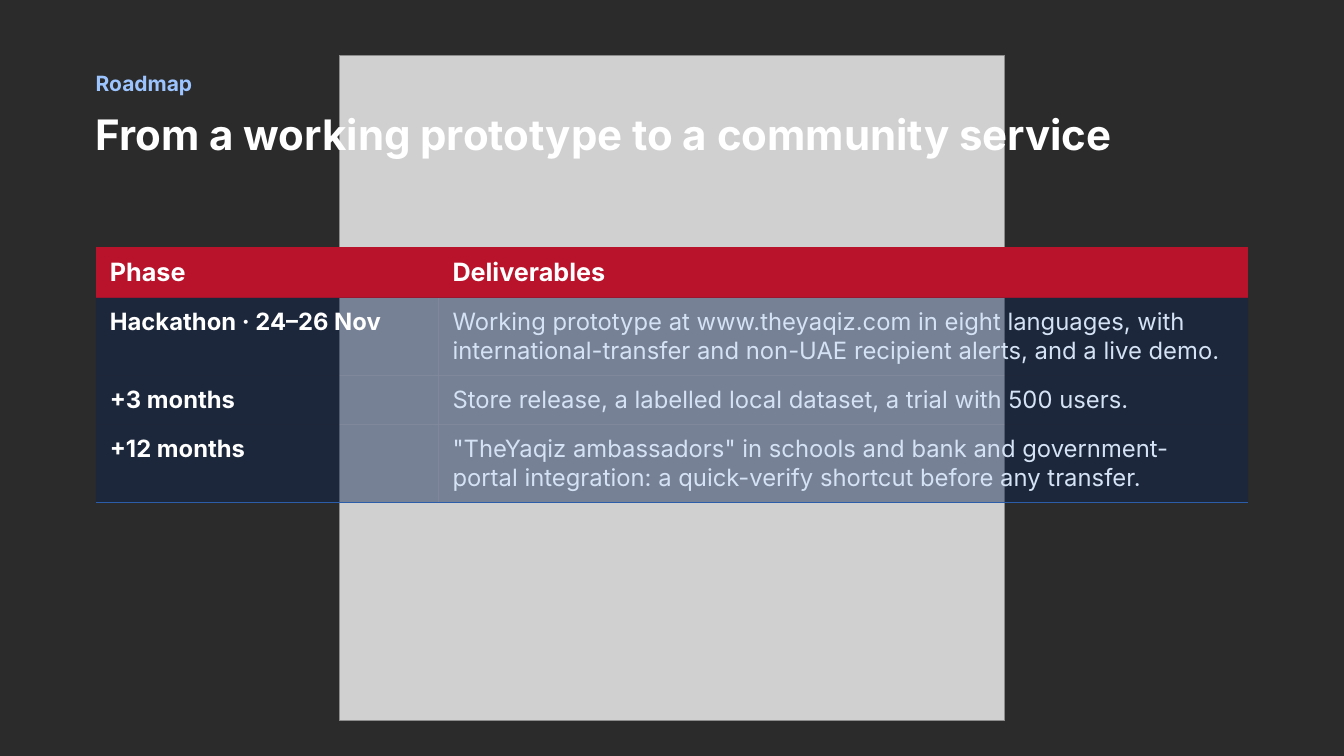
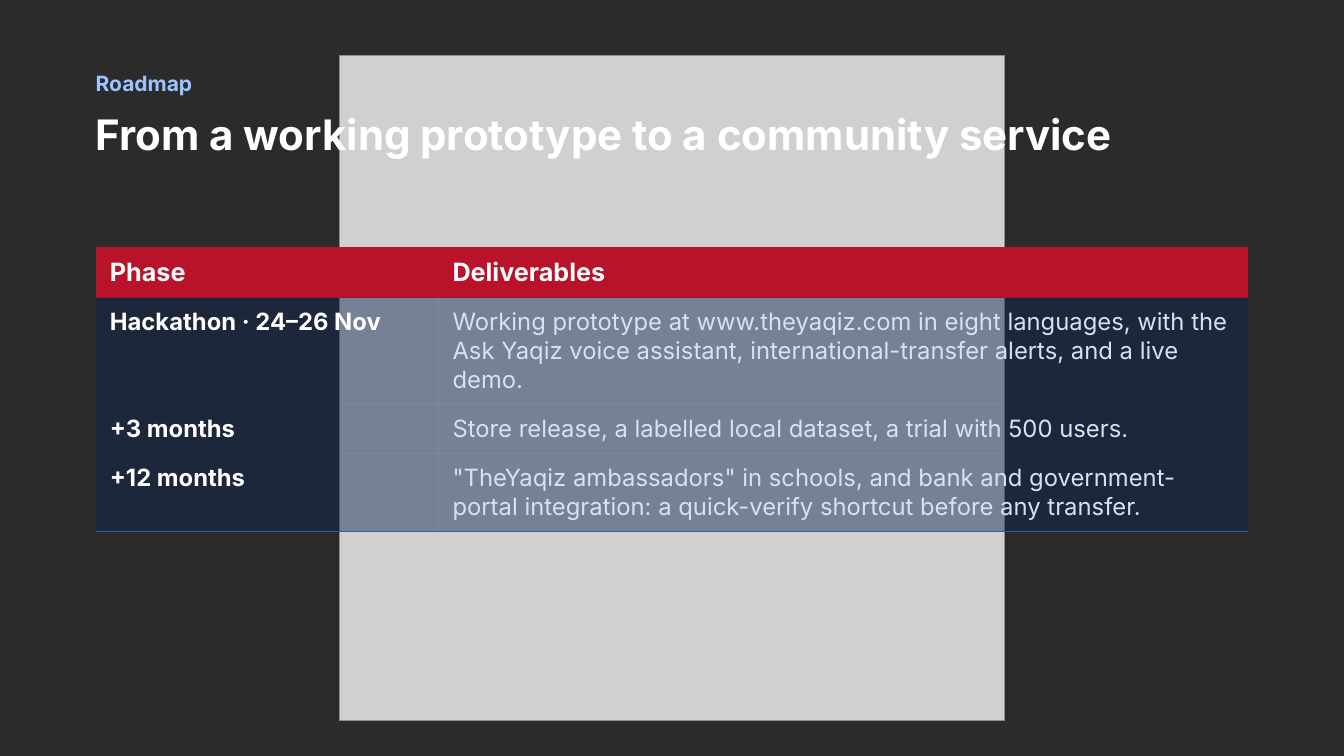
Before and after one commit to Heavy70/TheYaqiz, a slide deck: slide 14 of docs/TheYaqiz-Presentation-EN-AR.pptx (slide 13 before the commit). Drawn at 1344x756 pixels with LibreOffice and Linux fonts; fonts in the diff are those of the drawing; grey boxes stand for pictures; background and template pictures are left out; a plain dark background stands for a picture behind light text. Boxes give left, top, right and bottom in pixels: in the first picture for what was removed or moved away, otherwise in the second. Text is boxed around its words. In the diff, an @@ line names an element or a change of style, - is before the commit and + after.

```diff
--- a/docs/TheYaqiz-Presentation-EN-AR.pptx
+++ b/docs/TheYaqiz-Presentation-EN-AR.pptx
@@ table at (96,247,1248,578) @@
-row 2, column 2: Working prototype at www.theyaqiz.com in eight languages, with international-transfer and non-UAE recipient alerts, and a live demo.
+row 2, column 2: Working prototype at www.theyaqiz.com in eight languages, with the Ask Yaqiz voice assistant, international-transfer alerts, and a live demo.
@@ row 4, column 2: ""TheYaqiz ambassadors" in schools and bank and government-portal integration: a quick-verify shortcut before any transfer." to ""TheYaqiz ambassadors" in schools, and bank and government-portal integration: a quick-verify shortcut before any transfer." @@
```
Also in this commit, not shown: 7 other slides changed, 4 slides added, 2 other files.
